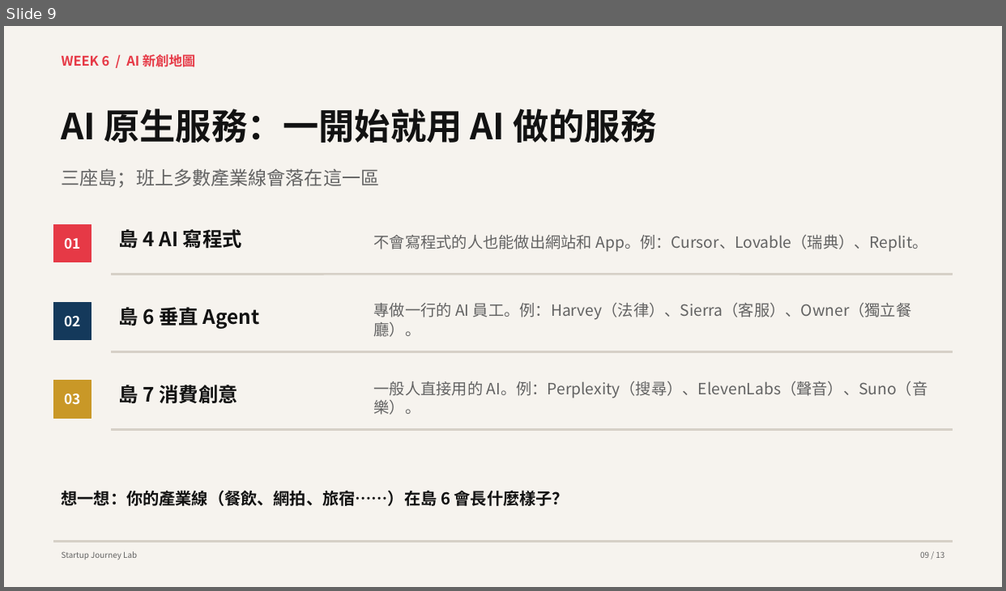
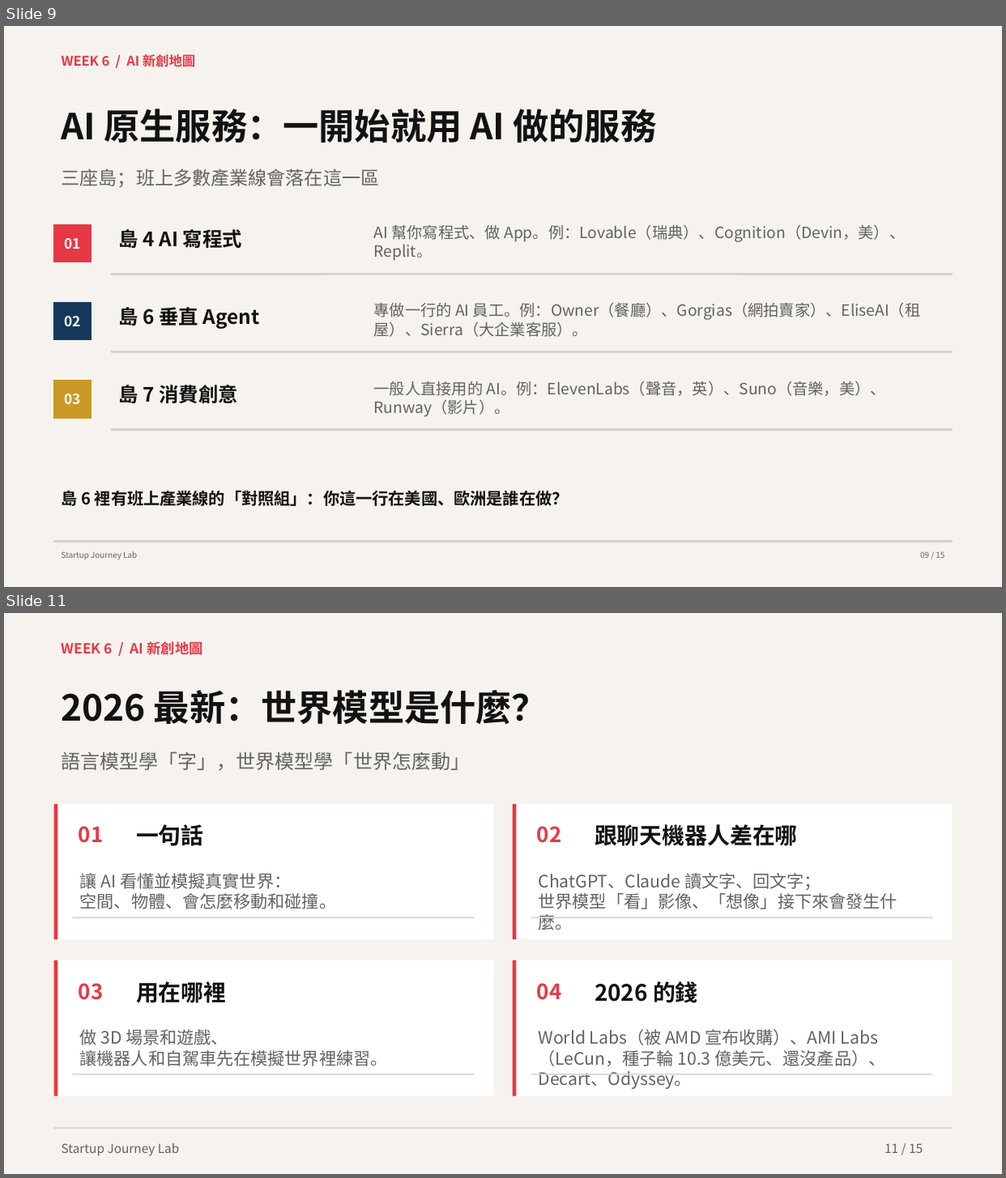
Before and after one commit to hpyuan1220/startup-journey-lab-app, a slide deck: materials/Week6_教學簡報.pptx. Shown one above the other, each under a label of ours: slide 9 before the commit, slides 9 and 11 after it; the slides between them are not shown. The pictures are 1006x591 and 1006x1178 pixels, drawn with LibreOffice and Linux fonts; fonts in the diff are those of the drawing. Boxes give left, top, right and bottom in pixels: in the first picture for what was removed or moved away, otherwise in the second. Text is boxed around its words. In the diff, an @@ line names an element or a change of style, - is before the commit and + after.

```diff
--- a/materials/Week6_教學簡報.pptx
+++ b/materials/Week6_教學簡報.pptx
@@ slide 11 added at [4,613,1002,1174], background #F6F3EE @@
@@ text added at [62,641,203,655], 13.5 pt, text #E63946, bold @@
+WEEK 6 / AI 新創地圖
@@ text added at [62,690,548,724], 34.5 pt, text #121212, bold @@
+2026 最新：世界模型是什麼？
@@ text added at [62,752,470,770], 18.8 pt, text #626262 @@
+語言模型學「字」，世界模型學「世界怎麼動」
@@ rectangle added at [54,804,494,939], fill #FFFFFF @@
@@ rectangle added at [54,804,58,939], fill #E63946 @@
@@ rectangle added at [513,804,953,939], fill #FFFFFF @@
@@ rectangle added at [513,804,516,939], fill #E63946 @@
@@ text added at [79,826,104,843], 20.2 pt, text #E63946, bold @@
+01
@@ text added at [136,824,204,846], 21.8 pt, text #121212, bold @@
+一句話
@@ text added at [537,826,562,843], 20.2 pt, text #E63946, bold @@
+02
@@ text added at [594,824,798,846], 21.8 pt, text #121212, bold @@
+跟聊天機器人差在哪
@@ text added at [80,873,337,909], 16.5 pt, text #626262 @@
+讓 AI 看懂並模擬真實世界：
+空間、物體、會怎麼移動和碰撞。
@@ text added at [539,873,897,909], 16.5 pt, text #626262 @@
+ChatGPT、Claude 讀文字、回文字；
+世界模型「看」影像、「想像」接下來會發生什麼。
@@ rectangle added at [73,917,474,918], fill #D9D5CF @@
@@ rectangle added at [531,917,932,918], fill #D9D5CF @@
@@ rectangle added at [54,961,494,1097], fill #FFFFFF @@
@@ rectangle added at [54,961,58,1097], fill #E63946 @@
@@ rectangle added at [513,961,953,1097], fill #FFFFFF @@
@@ rectangle added at [513,961,516,1097], fill #E63946 @@
@@ text added at [79,983,104,1000], 20.2 pt, text #E63946, bold @@
+03
@@ text added at [136,982,226,1003], 21.8 pt, text #121212, bold @@
+用在哪裡
@@ text added at [537,983,562,1000], 20.2 pt, text #E63946, bold @@
+04
@@ text added at [594,982,698,1003], 21.8 pt, text #121212, bold @@
+2026 的錢
@@ text added at [80,1029,388,1067], 16.5 pt, text #626262 @@
+做 3D 場景和遊戲、
+讓機器人和自駕車先在模擬世界裡練習。
@@ text added at [539,1029,885,1089], 16.5 pt, text #626262 @@
+World Labs（被 AMD 宣布收購）、AMI Labs（LeCun，種子輪 10.3 億美元、還沒產品）、Decart、Odyssey。
@@ rectangle added at [73,1074,474,1076], fill #D9D5CF @@
@@ rectangle added at [531,1074,932,1076], fill #D9D5CF @@
@@ rectangle added at [54,1128,953,1130], fill #D9D5CF @@
@@ text added at [62,1144,180,1157], 12 pt, text #626262 @@
+Startup Journey Lab
@@ text added at [884,1144,923,1153], 12 pt, text #626262 @@
+11 / 15
@@ slide 9 changed as well @@
@@ text at [374,224,905,261]: text changed @@
-不會寫程式的人也能做出網站和 App。例：Cursor、Lovable（瑞典）、Replit。
+AI 幫你寫程式、做 App。例：Lovable（瑞典）、Cognition（Devin，美）、Replit。
@@ text at [374,302,921,337]: text changed @@
-專做一行的 AI 員工。例：Harvey（法律）、Sierra（客服）、Owner（獨立餐廳）。
+專做一行的 AI 員工。例：Owner（餐廳）、Gorgias（網拍賣家）、EliseAI（租屋）、Sierra（大企業客服）。
@@ text at [374,381,886,417]: text changed @@
-一般人直接用的 AI。例：Perplexity（搜尋）、ElevenLabs（聲音）、Suno（音樂）。
+一般人直接用的 AI。例：ElevenLabs（聲音，英）、Suno（音樂，美）、Runway（影片）。
@@ text at [62,490,569,506]: text changed @@
-想一想：你的產業線（餐飲、網拍、旅宿……）在島 6 會長什麼樣子？
+島 6 裡有班上產業線的「對照組」：你這一行在美國、歐洲是誰在做？
```
Also in this commit, not shown: 12 other slides changed, 1 other slide added, 4 other files.
